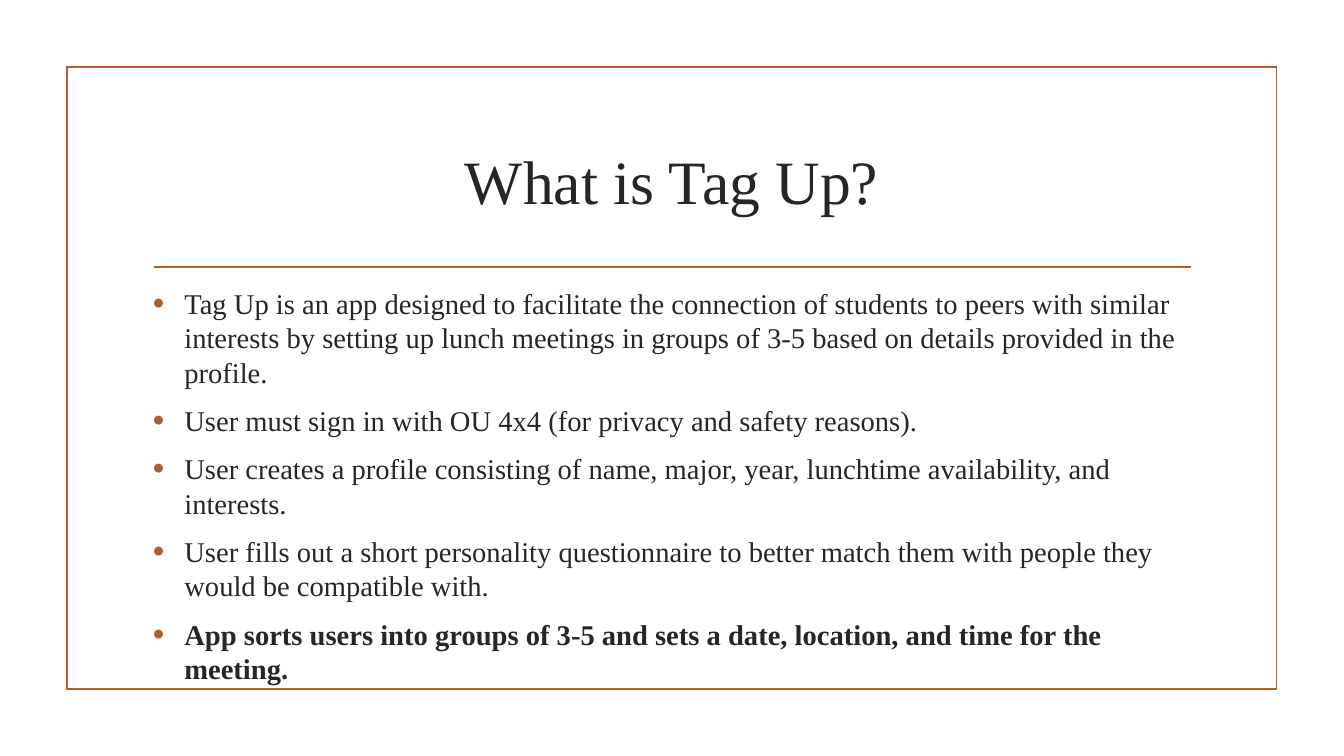
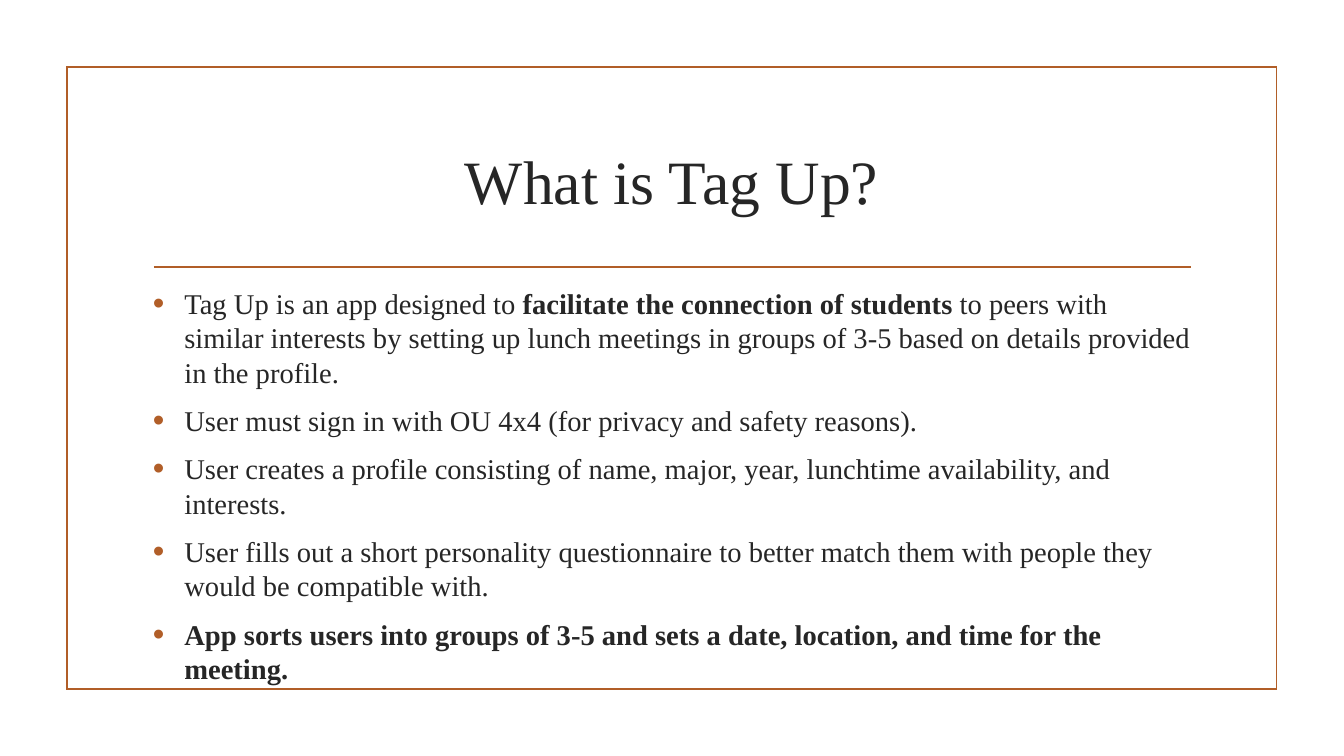
Before and after one commit to LunchBuddi/AndroidApp, a slide deck: slide 3 of PRESENTATION MATERIAL/TagUp Presentation.pptx. Drawn at 1344x756 pixels with LibreOffice and Linux fonts; fonts in the diff are those of the drawing; background and template pictures are left out. Boxes give left, top, right and bottom in pixels: in the first picture for what was removed or moved away, otherwise in the second. Text is boxed around its words. In the diff, an @@ line names an element or a change of style, - is before the commit and + after.

```diff
--- a/PRESENTATION MATERIAL/TagUp Presentation.pptx
+++ b/PRESENTATION MATERIAL/TagUp Presentation.pptx
@@ text at [184, 294, 1190, 389]: bold on in "facilitate the connection of students" @@
```
Also in this commit, not shown: 1 other slide changed, 2 slides added, 5 other files.
